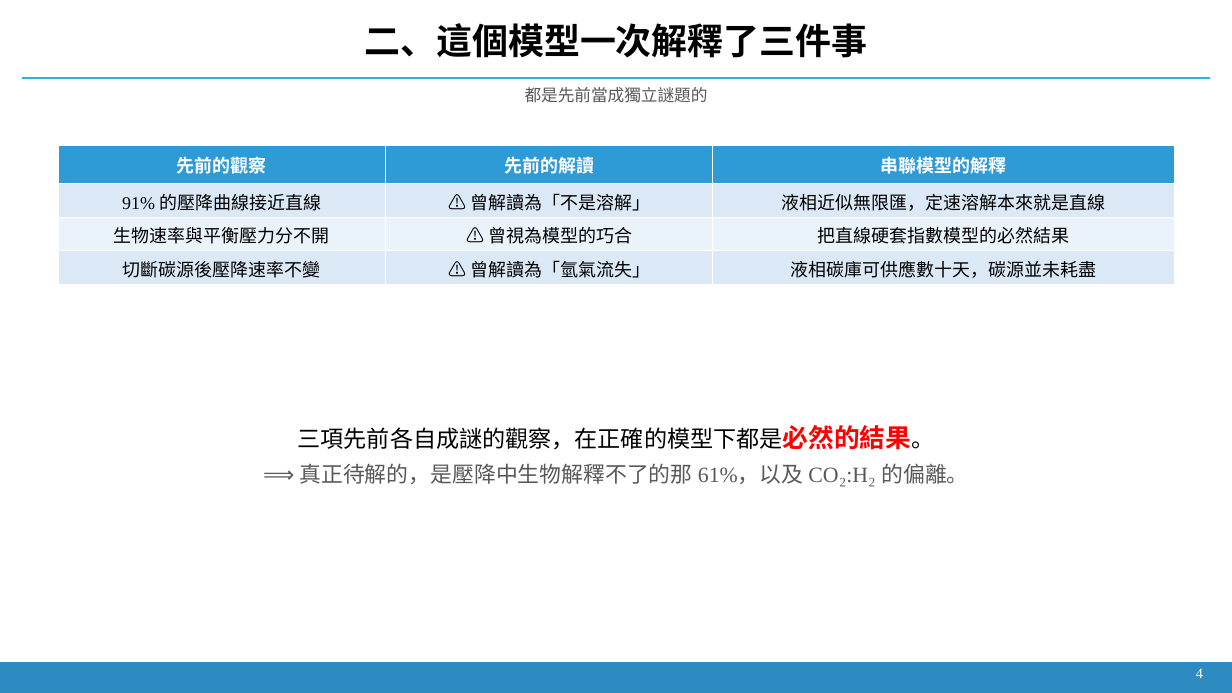
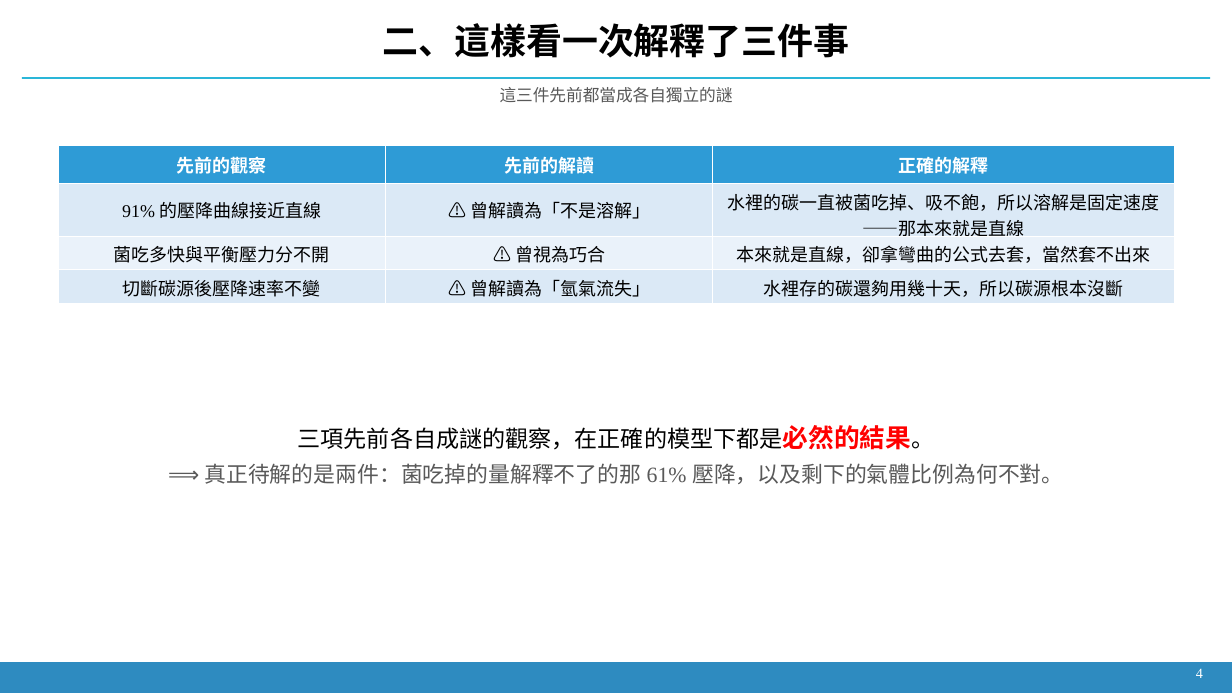
Before and after one commit to Yutou0601/Bioreactor-Edge-AI, a slide deck: slide 3 of docs/decks/簡報_2026-09-21_氫氣流失與壓降歸因.pptx. Drawn at 1232x693 pixels with LibreOffice and Linux fonts; fonts in the diff are those of the drawing. Boxes give left, top, right and bottom in pixels: in the first picture for what was removed or moved away, otherwise in the second. Text is boxed around its words. In the diff, an @@ line names an element or a change of style, - is before the commit and + after.

```diff
--- a/docs/decks/簡報_2026-09-21_氫氣流失與壓降歸因.pptx
+++ b/docs/decks/簡報_2026-09-21_氫氣流失與壓降歸因.pptx
@@ text at <box>383,23,849,58</box>: text changed @@
-二、這個模型一次解釋了三件事
+二、這樣看一次解釋了三件事
@@ text at <box>500,87,733,103</box>: text changed @@
-都是先前當成獨立謎題的
+這三件先前都當成各自獨立的謎
@@ table at <box>58,145,1175,301</box> @@
-row 1, column 3: 串聯模型的解釋
+row 1, column 3: 正確的解釋
-row 2, column 3: 液相近似無限匯，定速溶解本來就是直線
+row 2, column 3: 水裡的碳一直被菌吃掉、吸不飽，所以溶解是固定速度——那本來就是直線
-row 3: 生物速率與平衡壓力分不開 | ⚠ 曾視為模型的巧合 | 把直線硬套指數模型的必然結果
+row 3: 菌吃多快與平衡壓力分不開 | ⚠ 曾視為巧合 | 本來就是直線，卻拿彎曲的公式去套，當然套不出來
-row 4, column 3: 液相碳庫可供應數十天，碳源並未耗盡
+row 4, column 3: 水裡存的碳還夠用幾十天，所以碳源根本沒斷
@@ text at <box>204,463,1063,484</box>: text changed @@
-⟹ 真正待解的，是壓降中生物解釋不了的那 61%，以及 CO₂:H₂ 的偏離。
+⟹ 真正待解的是兩件：菌吃掉的量解釋不了的那 61% 壓降，以及剩下的氣體比例為何不對。
```
Also in this commit, not shown: 9 other slides changed, 4 other files.
